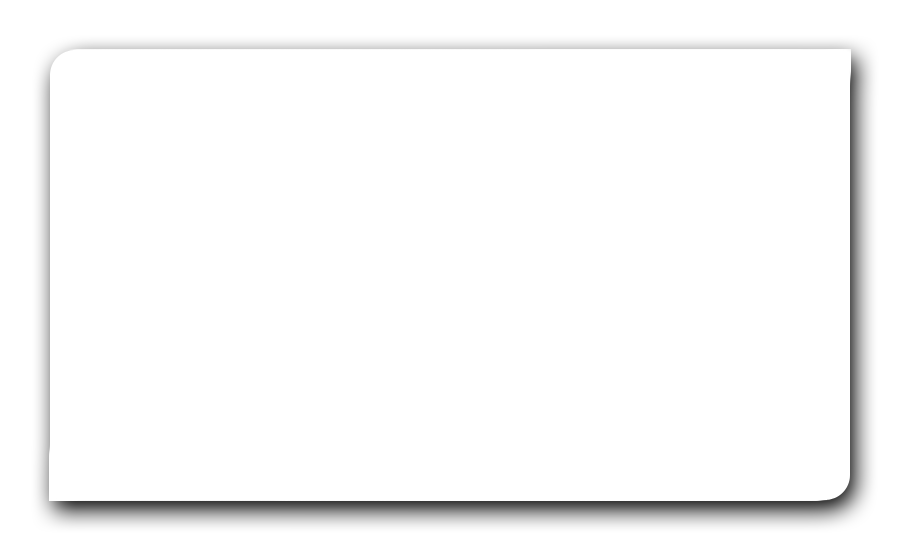
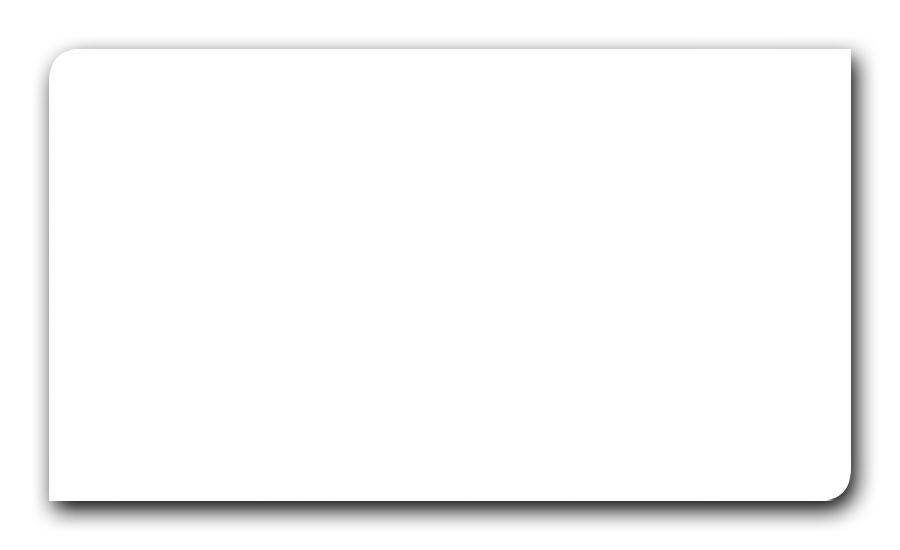
Before/after of a 900 x 550 layered artwork. What changed in the layer stack:
added layer "Shape 2" above "Shape 1" over 49, 49, 851, 501
hid "Shape 1" over 49, 49, 851, 501
